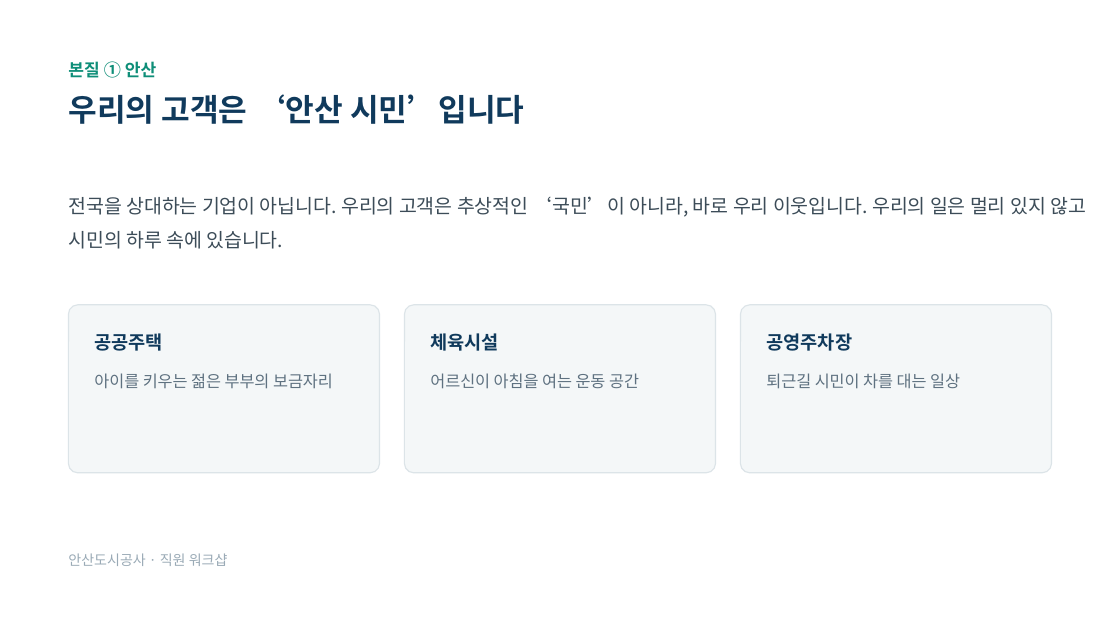
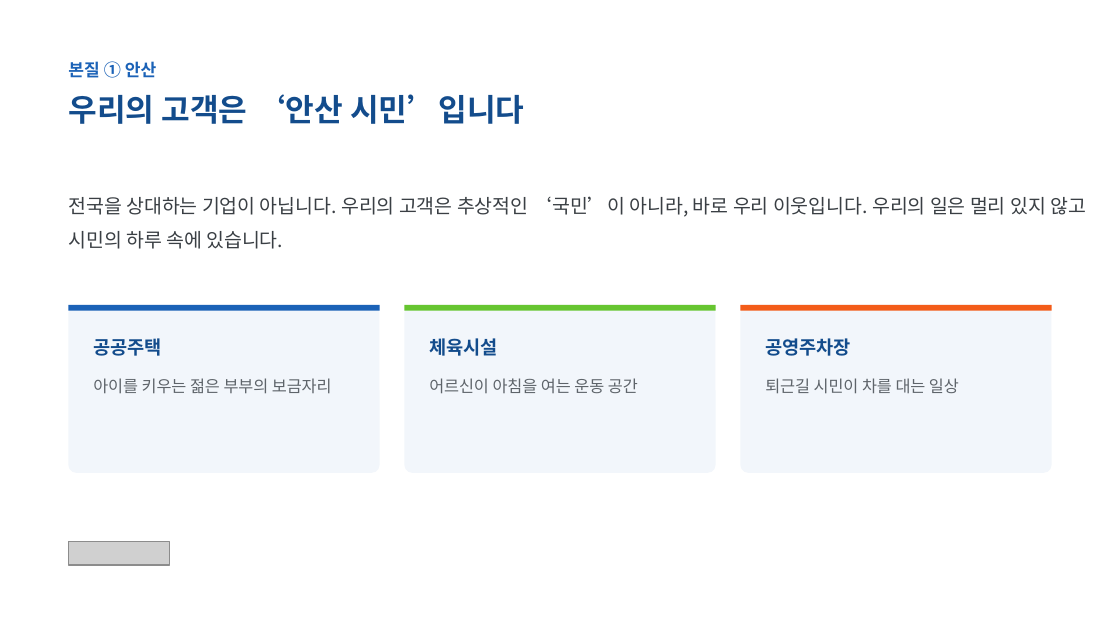
Before and after one commit to lbs6368-arch/my-project, a slide deck: slide 5 of 안산도시공사_직원워크샵_사장특강_발표자료_20261024.pptx. Drawn at 1120x630 pixels with LibreOffice and Linux fonts; fonts in the diff are those of the drawing; grey boxes stand for pictures. Boxes give left, top, right and bottom in pixels: in the first picture for what was removed or moved away, otherwise in the second. Text is boxed around its words. In the diff, an @@ line names an element or a change of style, - is before the commit and + after.

```diff
--- a/안산도시공사_직원워크샵_사장특강_발표자료_20261024.pptx
+++ b/안산도시공사_직원워크샵_사장특강_발표자료_20261024.pptx
@@ text "본질 ① 안산" at box(68, 61, 157, 78): text colour #0E8E78 to #1B62B7 @@
@@ text "전국을 상대하는 기업이 아닙니다. 우리의 ..." at box(68, 196, 1086, 249): text colour #3C4C58 to #3A3F44 @@
@@ line added from (68, 308) to (380, 308), #1B62B7 3.75 pt @@
@@ line added from (404, 308) to (716, 308), #66C530 3.75 pt @@
@@ fill #F4F7F8 to #F2F6FB; outline #DCE4E8 0.75 pt to none; proportions changed in 3 elements at box(68, 305, 380, 473), box(404, 305, 716, 473), box(740, 305, 1052, 473) @@
@@ line added from (740, 308) to (1052, 308), #F35C19 3.75 pt @@
@@ text colour #103A5C to #134C8C in 4 elements at box(68, 94, 524, 124), box(93, 338, 162, 356), box(429, 338, 498, 356), box(765, 338, 851, 356) @@
@@ text colour #5E7180 to #5E646A in 3 elements at box(93, 378, 332, 394), box(429, 378, 638, 394), box(765, 378, 959, 394) @@
@@ text removed at box(68, 553, 228, 566) @@
-안산도시공사 · 직원 워크샵
@@ picture added at box(68, 542, 169, 566) @@
```
Also in this commit, not shown: 10 other slides changed.
